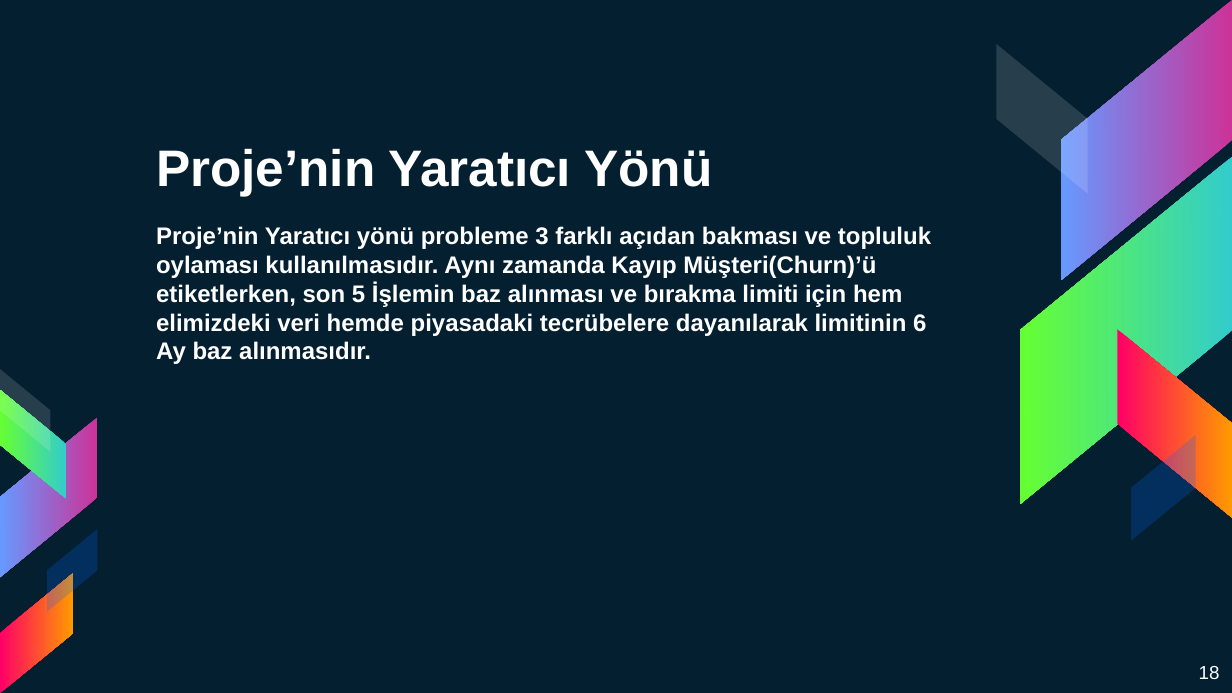
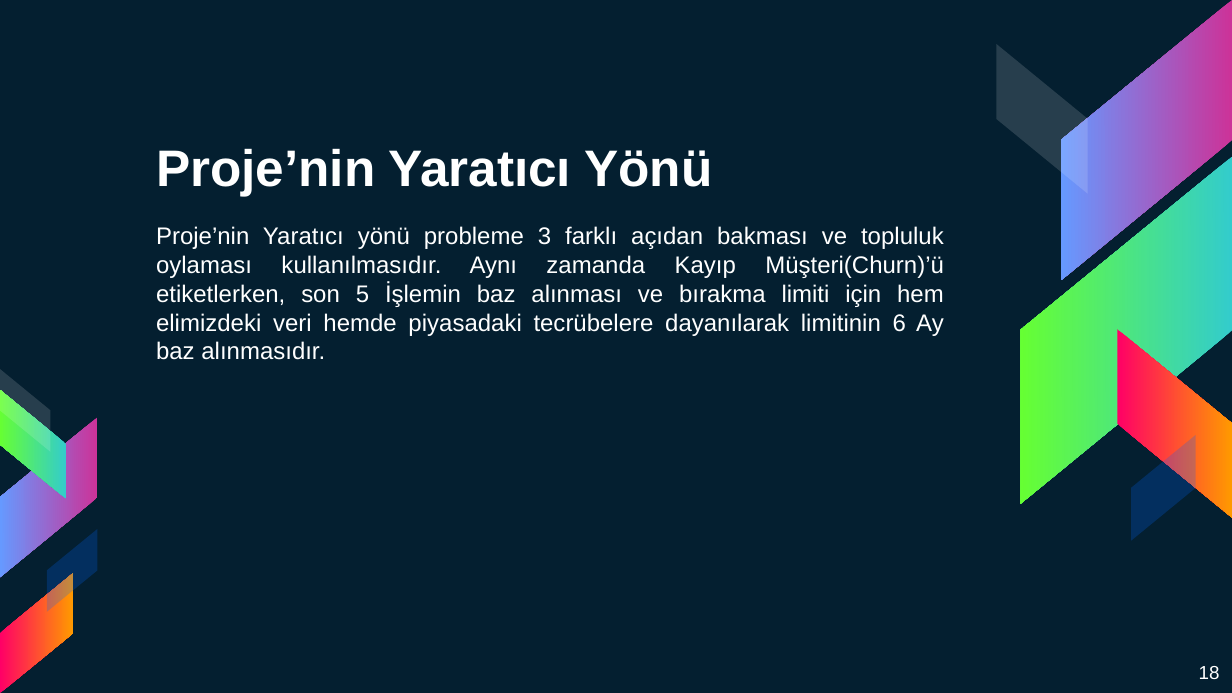
Before and after one commit to brokt/Detective-Churn, a slide deck: slide 18 of Presentation/Detective Churn Sunum.pptx. Drawn at 1232x693 pixels with LibreOffice and Linux fonts; fonts in the diff are those of the drawing. Boxes give left, top, right and bottom in pixels: in the first picture for what was removed or moved away, otherwise in the second. Text is boxed around its words. In the diff, an @@ line names an element or a change of style, - is before the commit and + after.

```diff
--- a/Presentation/Detective Churn Sunum.pptx
+++ b/Presentation/Detective Churn Sunum.pptx
@@ text "Proje’nin Yaratıcı yönü probleme 3 ..." at <box>156,226,944,360</box>: bold off; alignment left to justified @@
```
Also in this commit, not shown: 12 other slides changed, 2 slides added, 2 slides removed.
